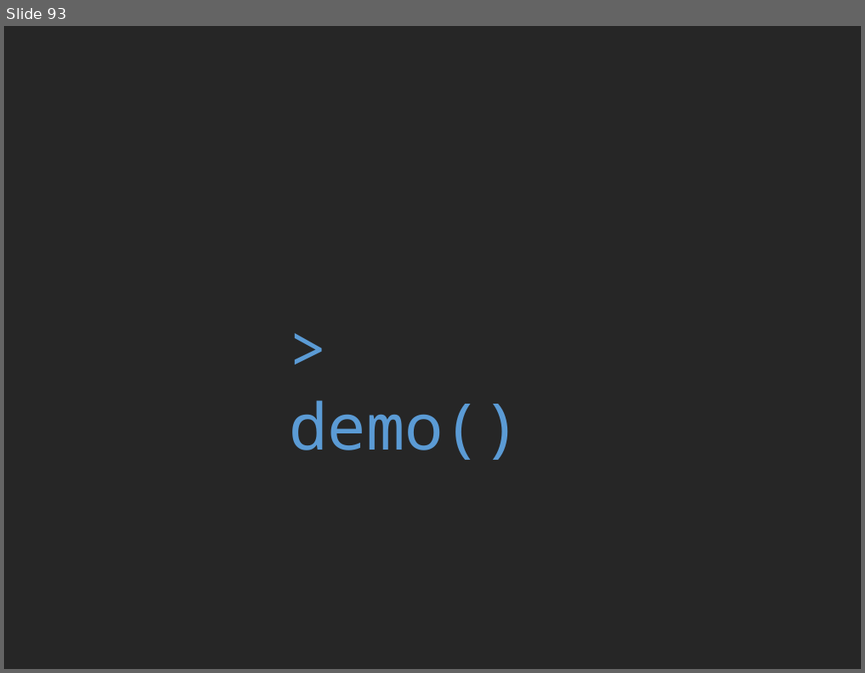
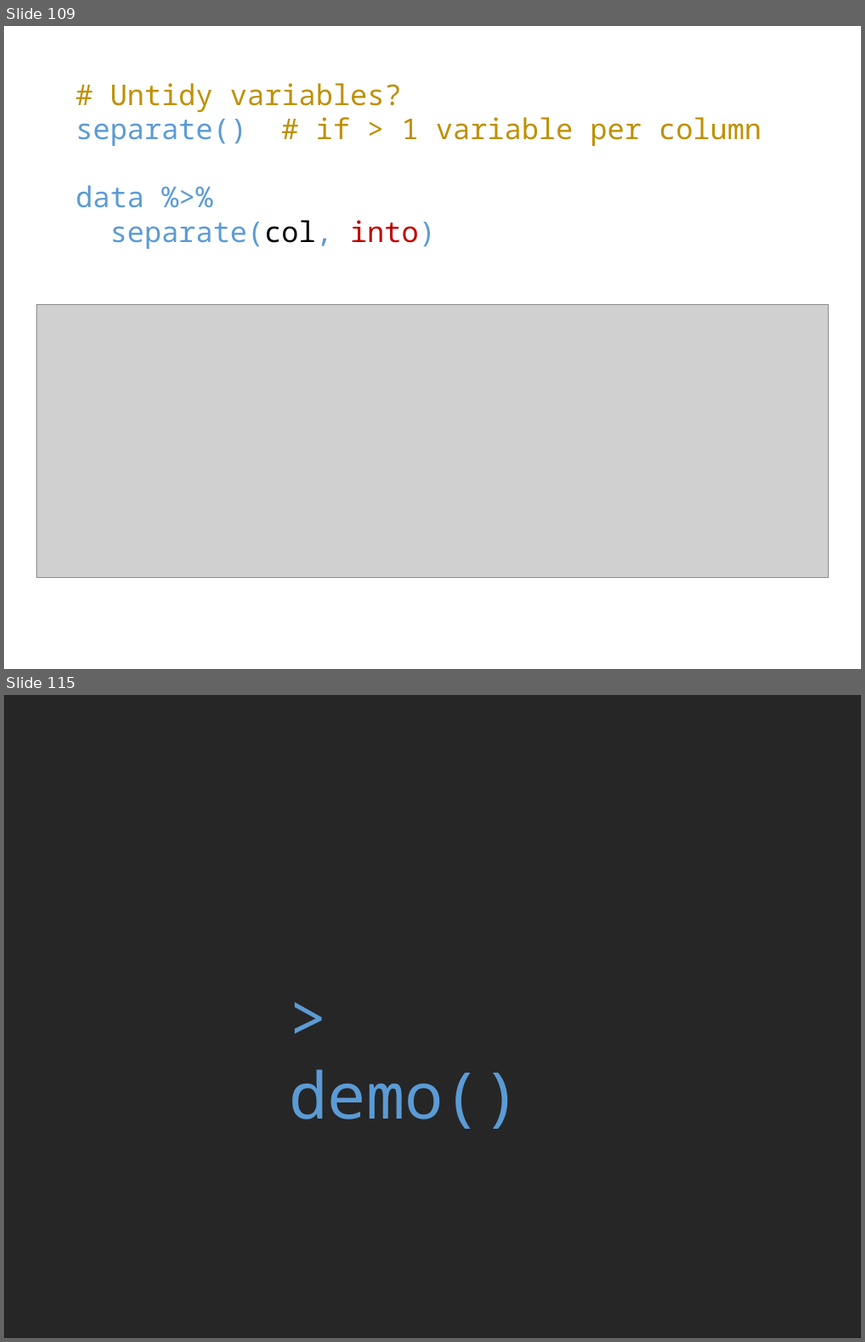
Before and after one commit to rvanmazijk/BioSci-tidyverse-workshop, a slide deck: slides-and-notes/day-1-slides.pptx. Shown one above the other, each under a label of ours: slide 93 before the commit, slides 109 and 115 after it; the slides between them are not shown. The pictures are 865x673 and 865x1342 pixels, drawn with LibreOffice and Linux fonts; fonts in the diff are those of the drawing; grey boxes stand for pictures. Boxes give left, top, right and bottom in pixels: in the first picture for what was removed or moved away, otherwise in the second. Text is boxed around its words. In the diff, an @@ line names an element or a change of style, - is before the commit and + after.

```diff
--- a/slides-and-notes/day-1-slides.pptx
+++ b/slides-and-notes/day-1-slides.pptx
@@ slide 109 added at (x1=4, y1=26, x2=861, y2=669), background #FFFFFF @@
@@ text added at (x1=75, y1=83, x2=761, y2=249), 24 pt, text #BF9000 @@
+# Untidy variables?
+separate() # if > 1 variable per column
+data %>%
+separate(col, into)
@@ picture added at (x1=36, y1=305, x2=828, y2=577) @@
@@ what was slide 93 is now slide 115 @@
```
Also in this commit, not shown: 21 other slides added, 1 other file.
